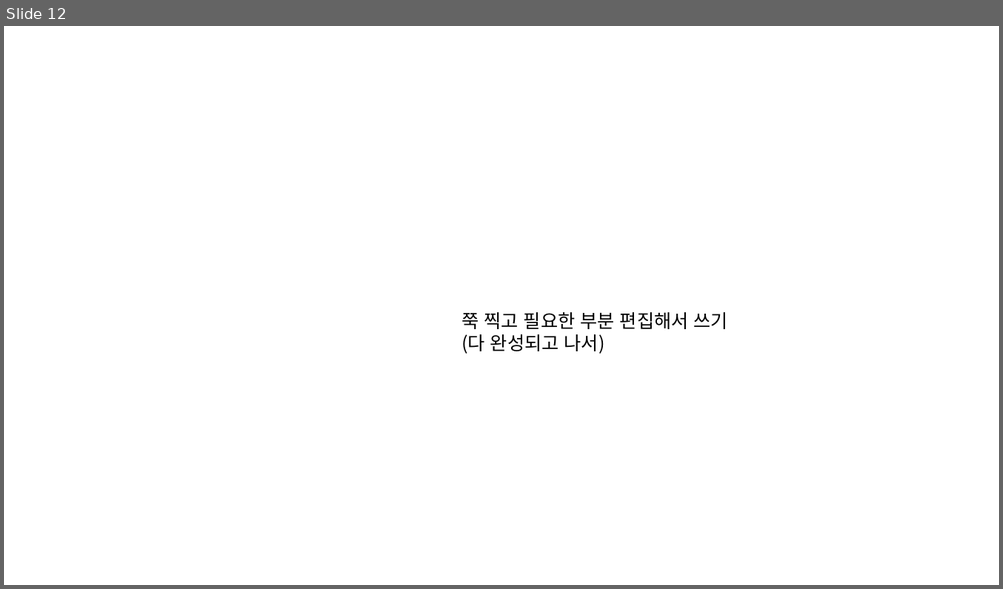
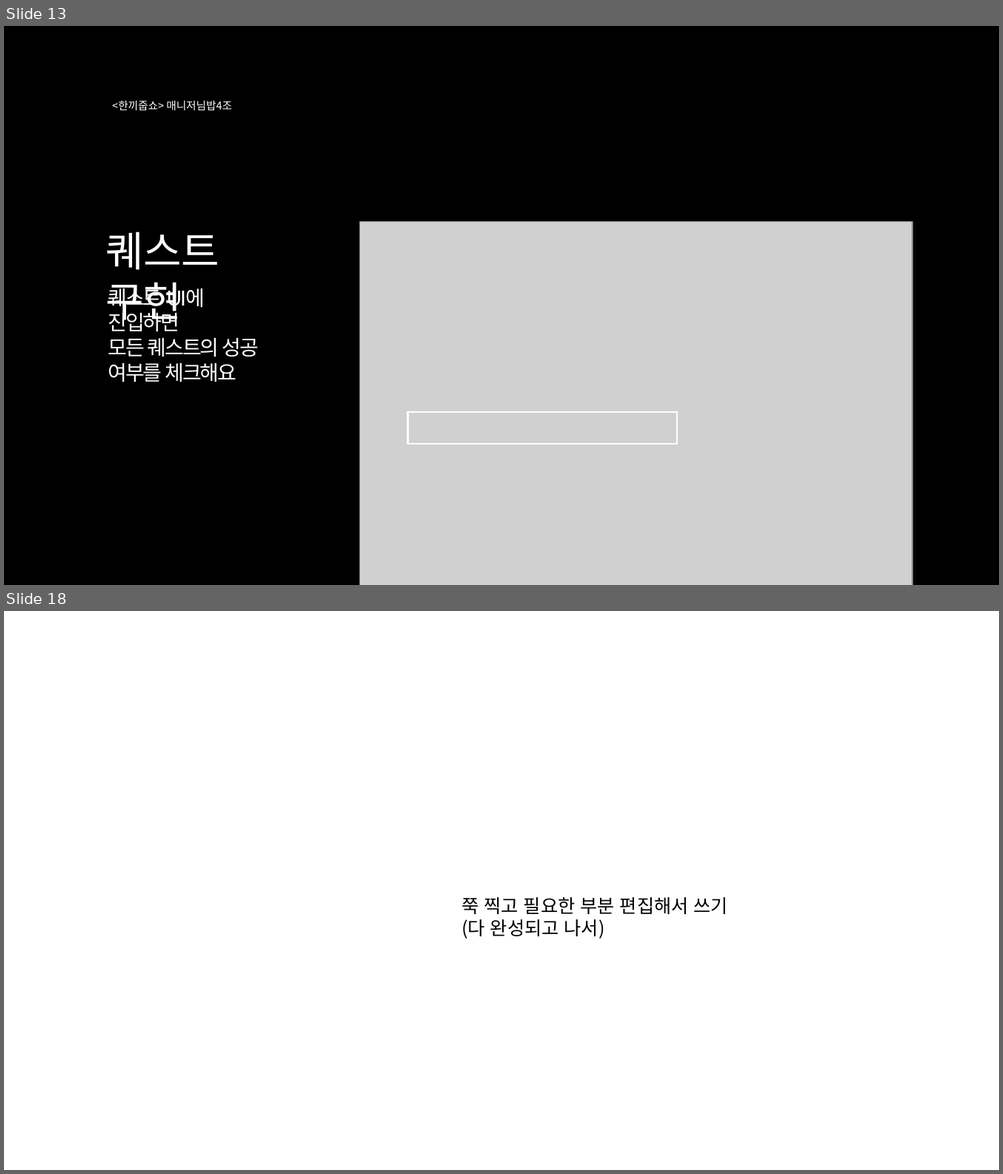
Before and after one commit to LI-JiYoon/TxtRPG, a slide deck: 한끼줍쇼v2.pptx. Shown one above the other, each under a label of ours: slide 12 before the commit, slides 13 and 18 after it; the slides between them are not shown. The pictures are 1003x589 and 1003x1174 pixels, drawn with LibreOffice and Linux fonts; fonts in the diff are those of the drawing; grey boxes stand for pictures. Boxes give left, top, right and bottom in pixels: in the first picture for what was removed or moved away, otherwise in the second. Text is boxed around its words. In the diff, an @@ line names an element or a change of style, - is before the commit and + after.

Commit message:
edit
ppt 퀘스트 추가

```diff
--- a/한끼줍쇼v2.pptx
+++ b/한끼줍쇼v2.pptx
@@ slide 13 added at (4,26,999,585), background #000000 @@
@@ text added at (112,101,232,110), 10.5 pt, text #FFFFFF @@
+<한끼줍쇼> 매니저님밥4조
@@ picture added at (360,222,913,585) @@
@@ text added at (105,232,219,327), 40 pt, text #FFFFFF @@
+퀘스트 구현
@@ text added at (108,285,258,383), 20 pt, text #FFFFFF @@
+퀘스트 UI에 진입하면
+모든 퀘스트의 성공
+여부를 체크해요
@@ rectangle added at (407,412,676,445), outline #FFFFFF 1.5 pt @@
@@ what was slide 12 is now slide 18 @@
```
Also in this commit, not shown: 5 other slides added, 2 other files.
